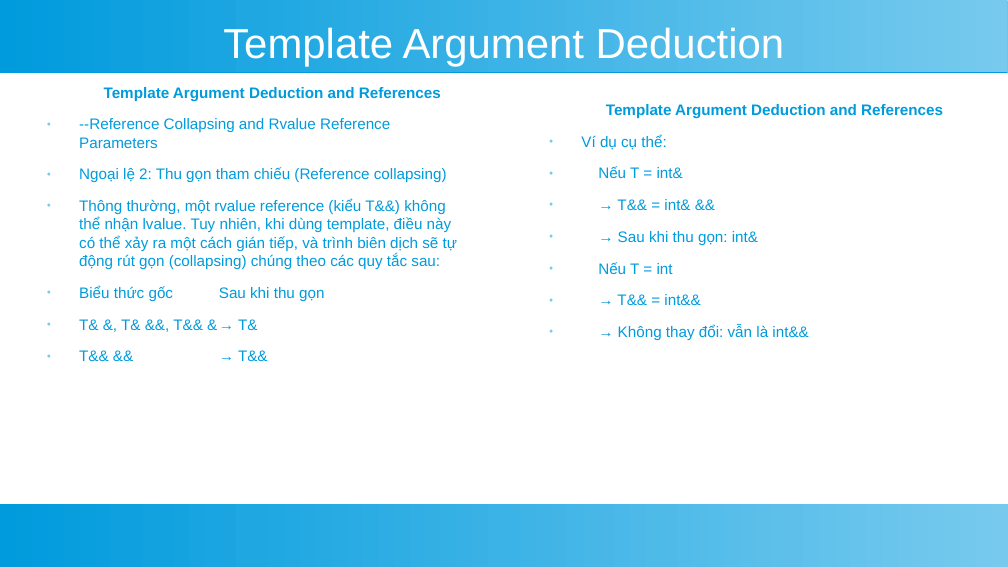
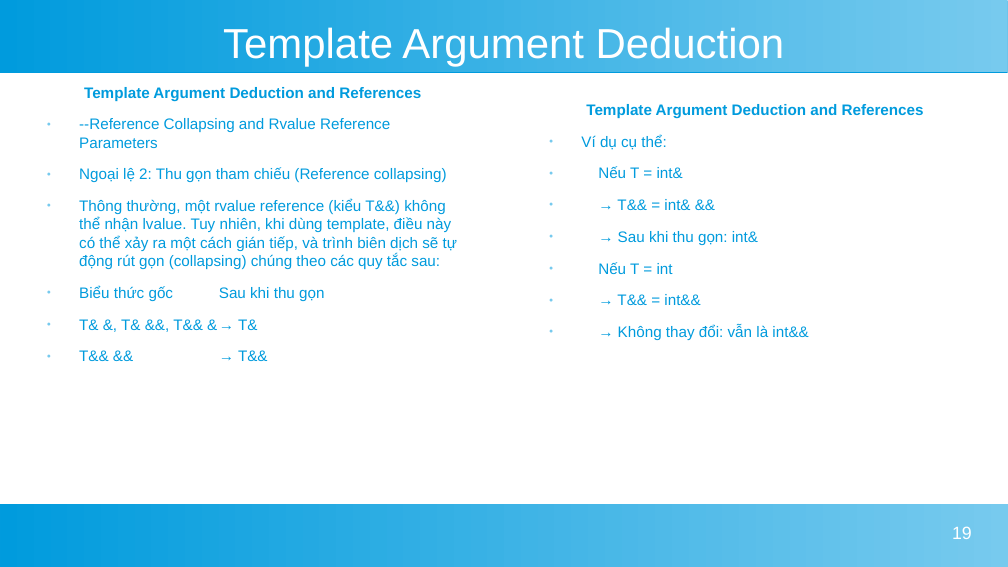
Before and after one commit to TrietTruong2243/AdvancedWeb_TicTacToe, a slide deck: slide 19 of template.odp (slide 20 before the commit). Drawn at 1008x567 pixels with LibreOffice and Linux fonts; fonts in the diff are those of the drawing. Boxes give left, top, right and bottom in pixels: in the first picture for what was removed or moved away, otherwise in the second. Text is boxed around its words. In the diff, an @@ line names an element or a change of style, - is before the commit and + after.

```diff
--- a/template.odp
+++ b/template.odp
@@ text "Template Argument Deduction and References" at [79,87,457,361]: indent changed @@
@@ text "Template Argument Deduction and References" at [581,104,924,340]: indent changed @@
@@ rectangle removed at [0,504,1008,567] @@
@@ freeform shape added at [0,504,1008,567], fill gradient #77CAEE to #009BDD @@
@@ page number added at [952,526,972,539], 14 pt, text #FFFFFF @@
+19
```
Also in this commit, not shown: 26 other slides changed, 1 slide added, 2 slides removed.
